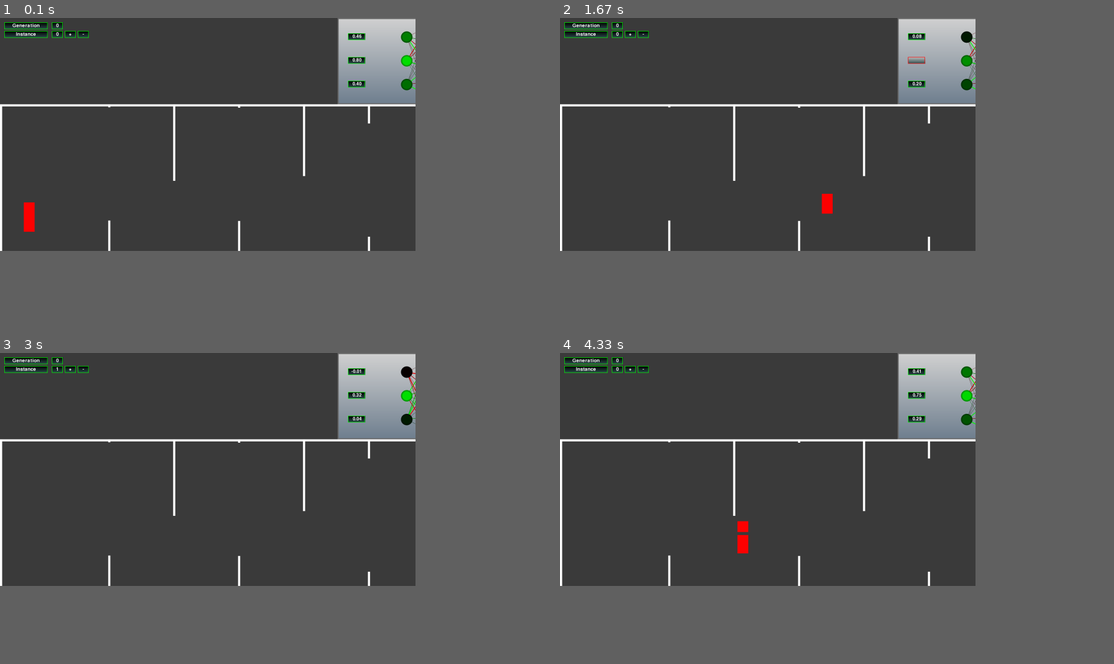
Above: before the commit, frames 1-4 (two rows, left to right).
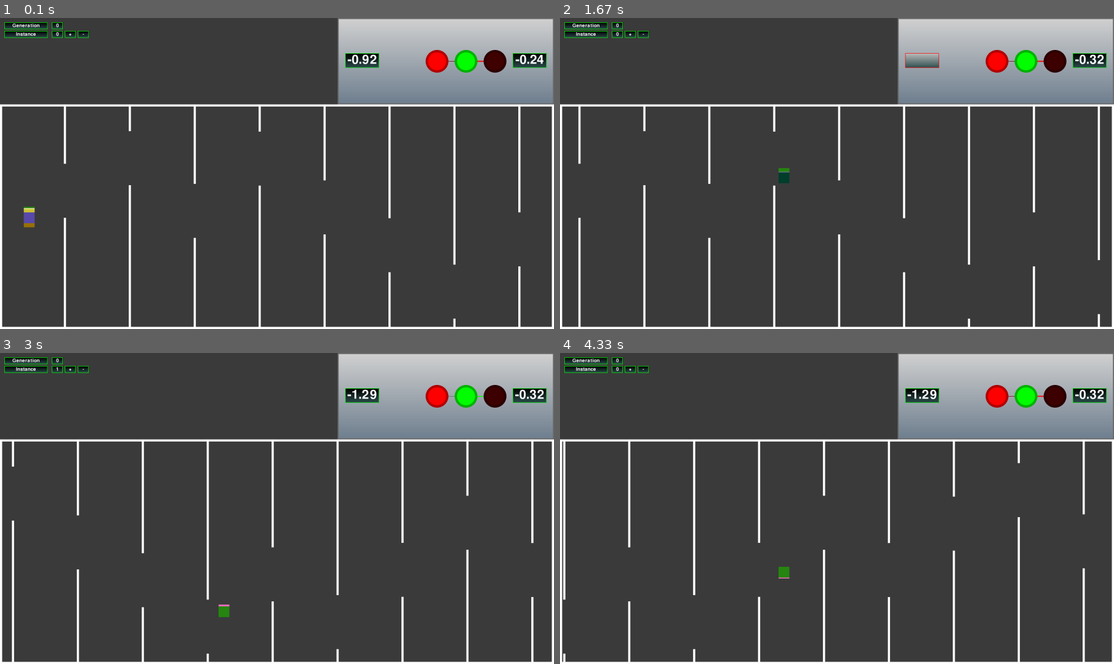
Above: after the commit, the same moments.

Repository: jakub530/PyGame-Neural-Net
Game: pygame game, started from node_vis.py
Two runs of this game, one before a commit and one after it. Both use one fixed random seed, a clock stepped at 60 frames per second and the inputs below.
Inputs (mouse positions are in pixels of both pictures, inside the frame that each line leads up to):
- Up to frame 1 (0.1 s): no input
- Up to frame 2 (1.67 s): press the mouse at (632, 33) at 0.37 s; move the mouse to (648, 139) at 0.47 s; release the mouse at (665, 245) at 0.6 s; press the mouse at (920, 61) at 0.7 s; move the mouse to (825, 61) at 0.8 s; release the mouse at (726, 61) at 0.93 s; press the mouse at (643, 33) at 1.03 s; move the mouse to (842, 161) at 1.13 s; release the mouse at (1047, 291) at 1.27 s; press the mouse at (920, 61) at 1.37 s; move the mouse to (820, 167) at 1.47 s; release the mouse at (715, 273) at 1.6 s
- Up to frame 3 (3 s): press the mouse at (360, 396) at 1.7 s; move the mouse to (216, 446) at 1.8 s; release the mouse at (72, 499) at 1.93 s; press the mouse at (360, 396) at 2.03 s; move the mouse to (304, 436) at 2.13 s; release the mouse at (243, 480) at 2.27 s; press the mouse at (72, 368) at 2.37 s; move the mouse to (160, 380) at 2.47 s; release the mouse at (249, 393) at 2.6 s
- Up to frame 4 (4.33 s): press the mouse at (920, 396) at 3.7 s; move the mouse to (820, 458) at 3.8 s; release the mouse at (720, 520) at 3.93 s; press the mouse at (643, 368) at 4.03 s; move the mouse to (654, 396) at 4.13 s; release the mouse at (665, 421) at 4.27 s
In our replay, the window is 675x379 before the commit and 900x506 after it. These sizes can differ from the game's own. Grey fills any space a smaller window leaves; there, only what the larger window draws over its background counts as a difference.

The runs differ from the first frame. In frame 1, 12% of the frame differs, in the area x 0-100%, y 0-100%; in frame 2, 12%; in frame 3, 12%; in frame 4, 12%.

Commit message:
Somewhat workking

Diff:
--- a/auto_maze.py
+++ b/auto_maze.py
@@ -4,6 +4,7 @@
 import node_vis
 import pygame as pg
 import random
+import copy
 
 class player:
     def __init__(self):
@@ -19,27 +20,29 @@
         self.acc = self.start_acc
 
     def colision_detection(self, board):
-        if self.rect.collidelist(board.obstacles) != -1:
-            smallest_dist = board.get_smallest_distance(self.pos[0], self.pos[1])
+        if self.rect.collidelist(board.rects) != -1:
+            miss_delta_y = board.get_miss_delta(self.pos[0], self.pos[1])
             self.active = False
-            return True,smallest_dist
-        if self.pos[0] > 2300:
-            self.active = False
-            return True,0
+            return True, miss_delta_y
+        #if self.pos[0] > 2300:
+        #    self.active = False
+        #    return True,0
 
         return False, None
 
     def update_nn_inputs(self, board):
-        new_nn_inputs = board.get_next_gap_pos(self.pos[0], self.pos[1])
-        return new_nn_inputs
+        input_1 = board.get_y_delta(self.pos[0], self.pos[1])/100
+        input_2 = self.speed[1]/10
+        return np.array([input_1])
 
     def move_player(self, nn_outputs):
-        print(nn_outputs)
+        #print(nn_outputs)
         #self.pos[1] = nn_outputs[0]*500+1000
         self.speed[1] = nn_outputs[0]*10
 
 
-        #if(self.pos[0] > self.max_pos):
+        if(self.pos[0] > self.max_pos):
+            self.speed[0] = 0
         #        self.pos[1] += self.speed[1]
         #else:
         self.pos += self.speed
@@ -53,8 +56,8 @@
         self.acc = self.start_acc.copy()
 
 
-    def update(self, board, screen, nn_outputs):
-        print("Pos is " + str(self.pos))
+    def update(self, board, screen, nn_outputs, color):
+        #print("Pos is " + str(self.pos))
         deactivated = False
         new_nn_inputs = None
 
@@ -64,134 +67,175 @@
 
             deactivated, smallest_dist = self.colision_detection(board)
 
-            self.draw(screen)
+            self.draw(screen, color)
 
         return deactivated, new_nn_inputs, smallest_dist
 
+    def draw(self, screen, color):
+        pg.draw.rect(screen,color, self.rect)
+
+
+class obstacle:
+    def __init__(self, board, pos_centre, width, gap):
+        self.pos_centre = np.array(pos_centre)
+        self.offset = board.box
+        self.width = width
+        self.gap = gap
+
+        self.find_real_pos()
+
+
+        self.calculate_rect()
+
+    def find_real_pos(self):
+        self.r_pos = np.array(self.pos_centre)+np.array(self.offset.topleft)
+
+    def calculate_rect(self):
+        self.upper_rect = pg.Rect(self.r_pos[0]-self.width/2 ,self.offset.y, self.width, self.r_pos[1]-self.offset.y-self.gap/2)
+        self.lower_rect = pg.Rect(self.upper_rect.x, self.upper_rect.bottom + self.gap, self.upper_rect.w, self.offset.bottom + self.gap/2 - self.r_pos[1])
+
+    def move(self, horizontal_speed):
+        self.pos_centre = self.pos_centre - np.array([horizontal_speed, 0])
+        #self.r_pos()
+        if self.r_pos[0] < 0:
+            return True
+        else:
+            self.find_real_pos()
+            self.calculate_rect()
+
+            return False
+
     def draw(self, screen):
-        pg.draw.rect(screen,pg.Color("red"), self.rect)
-
-
-#class obstacle:
-    #def __init__(self, offset, pos_centre):
+        pg.draw.rect(screen,pg.Color("white"), self.upper_rect)
+        pg.draw.rect(screen,pg.Color("white"), self.lower_rect)
+
+    def get_rects(self):
+        return [self.upper_rect, self.lower_rect]
+
+    def __str__(self):
+        return self.r_pos
+
+    def __repr__(self):
+        return self.r_pos
+
+
+
+
+
+
 
 class board:
-    def __init__(self, rect, screen, b_width = 10):
-        self.generate_border(rect, b_width)
+    def __init__(self, rect, screen,**kwargs):
         self.box = rect
-        self.obstacles = []
+        self.border_width = 10
+
+        self.generate_border()
+
+        self.obst_width = 10
+        self.start_x_pos = 300
+        self.start_y_pos = 400
+        self.obst_dist_x = 300
+        self.obst_gap_height = 250
+        self.player_thershold = 1000
+        self.obst_delta_min_y = self.obst_gap_height*0.5
+        self.obst_delta_max_y = self.obst_gap_height
+
         self.generate_init_obstacles()
-
         self.screen = screen
 
-    def generate_border(self, rect, b_width):
-        l_border = pg.Rect(rect.left, rect.top, b_width, rect.height)
-        r_border = pg.Rect(rect.right - b_width, rect.top, b_width, rect.height)
-        t_border = pg.Rect(rect.left, rect.top, rect.width, b_width)
-        b_border = pg.Rect(rect.left, rect.bottom - b_width, rect.width, b_width)
+    def generate_border(self):
+        l_border = pg.Rect(self.box.left, self.box.top, self.border_width, self.box.height)
+        r_border = pg.Rect(self.box.right - self.border_width, self.box.top, self.border_width, self.box.height)
+        t_border = pg.Rect(self.box.left, self.box.top, self.box.width, self.border_width)
+        b_border = pg.Rect(self.box.left, self.box.bottom - self.border_width, self.box.width, self.border_width)
         self.borders = [l_border, r_border, t_border, b_border]
 
-    def get_smallest_distance(self, pos_x, pos_y):
+    def get_miss_delta(self, pos_x, pos_y):
         for ind, obstacle in enumerate(self.obstacles):
-            if(obstacle.x > pos_x):
-                search_ind = ind
-
-        upper_edge = self.obstacles[ind].height + self.box.y
-        lower_edge = upper_edge + self.obst_gap_height
-
-        min_dist = min(abs(pos_y - upper_edge), abs(pos_y - lower_edge))
-        return min_dist
-
-
-    def get_next_gap_pos(self, pos_x, pos_y):
-        dist = 0
-        search_ind = 0
-        for ind, obstacle in enumerate(self.obstacles):
-            if(obstacle.x > pos_x):
-                dist = (obstacle.x - pos_x)/1000
-                search_ind = ind
-                break
-
-        upper_edge = pos_y - (self.obstacles[ind].height + self.box.y  )
-        lower_edge = (upper_edge + self.obst_gap_height)
-
-        return [upper_edge/self.box.height, lower_edge/self.box.height, dist]
-
-    def move_obstacles(self, player_speed):
-        if self.obstacles[0].x - player_speed < 0:
-            del self.obstacles[0]
-            del self.obstacles[0]
-
-        for ind, obstacle in enumerate(self.obstacles):
-            self.obstacles[ind] = obstacle.move((-player_speed,0))
-
-        if self.obstacles[-1].x < self.box.right - self.obst_dist_x:
-            self.gen_obstacle(self.obstacles[-1].x + self.obst_dist_x, self.gen_y_pos(self.obstacles[-2].height+self.obst_gap_height/2))
+            if(obstacle.pos_centre[0] > pos_x):
+                upper_edge_dist = abs(obstacle.upper_rect.bottom - pos_y)
+                lower_edge_dist = abs(obstacle.lower_rect.top - pos_y)
+
+                min_dist = min(upper_edge_dist, lower_edge_dist)
+                #print("Tets")
+                return min_dist
+
+    def get_y_delta(self, pos_x, pos_y):
+        for obstacle in self.obstacles:
+            if obstacle.pos_centre[0] > pos_x:
+                y_delta = obstacle.pos_centre[1] + 400 - pos_y
+                #print("Y Delta is {y_delta} Y pos is {y_pos} obstacle centre is {center}".format(y_delta = y_delta,y_pos = pos_y, center = obstacle.pos_centre[1]))
+                return y_delta
+
+    def add_next_obstacle(self, last_obstacle):
+        if last_obstacle.pos_centre[0] < self.box.right - self.obst_dist_x:
+            x_pos = self.generate_x_pos(last_obstacle.pos_centre[0])
+            y_pos = self.generate_y_pos(last_obstacle.pos_centre[1])
+            self.obstacles.append(obstacle(self, np.array([x_pos,y_pos]), self.obst_width, self.obst_gap_height))
 
     def draw(self, player_pos, player_speed):
         self.draw_border()
-        self.draw_obstacles(player_pos, player_speed)
+        self.update_obstacles(player_pos, player_speed)
 
     def draw_border(self):
         for border in self.borders:
             pg.draw.rect(self.screen,pg.Color("white"), border)
 
-    def draw_obstacles(self, player_pos, player_speed):
-        #if player_pos > 1000:
-        #    self.move_obstacles(player_speed)
-        for obst in self.obstacles:
-            pg.draw.rect(self.screen,pg.Color("white"), obst)
-
-    def gen_obstacle(self, x_pos, y_pos):
-        upper_part = pg.Rect(self.box.x + x_pos, self.box.y, self.obst_width, int(y_pos - self.obst_gap_height/2))
-        lower_part = pg.Rect(self.box.x + x_pos, self.box.y + y_pos + self.obst_gap_height, self.obst_width, self.box.height - int(y_pos - self.obst_gap_height/2))
-        self.obstacles.append(upper_part)
-        self.obstacles.append(lower_part)
-
-    def gen_y_pos(self, pos_y):
-        random_delta = random.uniform(self.obst_gap_min_y, self.obst_gap_max_y)
-        sign = random.uniform(-1,1)
-        sign = sign/abs(sign)
-        if pos_y < self.obst_gap_height*2:
+    def update_obstacles(self, player_pos, player_speed):
+        delete_flag = False
+
+        for obstacle in self.obstacles:
+            if player_pos > self.player_thershold:
+                delete_flag = obstacle.move(player_speed)
+            obstacle.draw(self.screen)
+
+        self.add_next_obstacle(self.obstacles[-1])
+        if delete_flag:
+            del self.obstacles[0]
+
+        self.update_rects()
+
+    def generate_y_pos(self, pos_y):
+        random_delta = random.uniform(self.obst_delta_min_y, self.obst_delta_max_y)
+        sign = random.choice([-1,1])
+        if pos_y < self.obst_delta_max_y:
             sign = 1
-        if pos_y > self.box.height - self.obst_gap_height*2:
+        if pos_y > self.box.height - self.obst_delta_max_y:
             sign = -1
-
-        new_pos = pos_y + random_delta * sign
-        #if new_pos - obst_gap_height/2 < 0:
-        #    new_pos = obst_gap_height/2
-        #
-        #if new_pos + obst_gap_height/2 > self.box.height:
-        #    new_pos = self.box.height - obst_gap_height/2
-
-        return new_pos
-
-    def gen_x_pos(self, pos_x):
+        #print("pos_y is {pos} random_delta {random_delta} sign {sign} obst_max_delta {obst}".format(pos = pos_y,random_delta = random_delta,sign = sign,obst = self.obst_delta_max_y))
+        return pos_y + random_delta * sign
+
+    def generate_x_pos(self, pos_x):
         return pos_x + self.obst_dist_x
 
+    def update_rects(self):
+        self.rects = []
+        for obstacle in self.obstacles:
+            self.rects += obstacle.get_rects()
+        self.rects += self.borders
+
+    def reset(self):
+        self.obstacles = copy.deepcopy(self.init_obstacles)
+
     def generate_init_obstacles(self):
-        self.obst_width = 10
-        self.start_x_pos = 500
-        self.start_y_pos = 400
-        self.obst_dist_x = 300
-        self.obst_gap_height = 350
-        self.obst_gap_min_y = self.obst_gap_height*0.5
-        self.obst_gap_max_y = self.obst_gap_height
-
-        tmp_x_pos = self.start_x_pos
-        tmp_y_pos = self.start_y_pos
-        while(tmp_x_pos < self.box.width):
-            tmp_y_pos = self.gen_y_pos(tmp_y_pos)
-            self.gen_obstacle(tmp_x_pos,tmp_y_pos)
-            tmp_x_pos = self.gen_x_pos(tmp_x_pos)
+        self.obstacles = []
+        x_pos = self.start_x_pos
+        y_pos = self.start_y_pos
+
+        self.obstacles.append(obstacle(self, np.array([x_pos,y_pos]), self.obst_width, self.obst_gap_height))
+
+        while(self.obstacles[-1].r_pos[0] < self.box.width - self.obst_dist_x):
+            self.add_next_obstacle(self.obstacles[-1])
+        self.init_obstacles = copy.deepcopy(self.obstacles)
+        self.update_rects()
 
 
 
 class player_cloud:
     def __init__ (self, num_players):
         self.init_players(num_players)
+        self.gen_colors()
         self.tick = 0
-        pass
 
     def init_players(self, num_players):
         self.active_players_num = num_players
@@ -205,9 +249,17 @@
 
     def get_best_players(self):
         scores = np.array(self.ticks)
+        #print(self.last_dist)
         scores = scores * 1000 - np.array(self.last_dist)
         arg_sorted_scores = np.argsort(scores)
         arg_sorted_scores = arg_sorted_scores[::-1]
+        for ind, color_ind in enumerate(arg_sorted_scores):
+            new_color = self.validate_color(255*ind/len(self.players))
+            self.colors[color_ind] = (0,0,new_color)
+            if(ind<20):
+                winner_color = self.validate_color((255 * (20-ind))/20)
+                self.colors[color_ind] = (0,winner_color,0)
+
         #print("Tick")
 
         return arg_sorted_scores
@@ -219,13 +271,25 @@
             player.reset_player()
             self.ticks[ind] = 0
 
+    def validate_color(self, ind):
+        val_ind = int(max(min(255,ind),0))
+        return val_ind
+
+    def gen_colors(self):
+        self.colors = []
+        for ind in range(len(self.players)):
+            color = list(np.random.choice(range(256), size=3))
+            self.colors.append(color)
 
     def update_players(self, screen, board, nn_outputs, nn_inputs):
         self.tick+=1
         status = 1
+        max_dist = 0
+
         for ind, player in enumerate(self.players):
             if player.active:
-                deactivate_flag, nn_inputs[ind], smallest_dist = player.update(board, screen, nn_outputs[ind])
+                deactivate_flag, nn_inputs[ind], smallest_dist = player.update(board, screen, nn_outputs[ind], self.colors[ind])
+                max_dist = max(max_dist, player.pos[0])
                 if deactivate_flag:
                     self.active_players_num -= 1
                     self.ticks[ind] = self.tick
@@ -234,7 +298,7 @@
         if self.active_players_num == 0:
             status = 0
 
-        return status, nn_inputs
+        return max_dist, status, nn_inputs
 
 
 
--- a/nn_lib.py
+++ b/nn_lib.py
@@ -12,7 +12,7 @@
 
     def init_weights(self, size):
         self.weights = np.array([self.gen_weight() for i in range(size)])
-        self.bias = self.gen_weight() * 0.1
+        self.bias = self.gen_weight() * 0.01
 
     def activation_function(self, inp):
         try:
@@ -34,8 +34,9 @@
         return self.activation_function(val)
 
     def modify_weights(self):
-        mod = np.random.uniform(-0.1,0.1,self.weights.size)
-        mod_bias = np.random.uniform(-0.1,0.1)
+        learning_rate = 0.1
+        mod = np.random.uniform(-learning_rate,learning_rate,self.weights.size)
+        mod_bias = np.random.uniform(-learning_rate/100,learning_rate/100)
         self.bias += mod_bias
         self.weights += mod
 
@@ -116,7 +117,7 @@
             self.instances.append(nn(h_layers, inputs, outputs))
 
     def retrain_nn(self, best):
-        best_shortlist = best[0:4]
+        best_shortlist = best[0:19]
 
         for ind in range(len(self.instances)):
             if ind in best_shortlist:
--- a/node_vis.py
+++ b/node_vis.py
@@ -11,10 +11,10 @@
 def set_color(value, min_val, max_val):
 
     if(value > 0):
-        norm_val = (value / max_val) * 255
+        norm_val = (value / max(max_val,0.01)) * 255
         return np.array([0, norm_val, 0], dtype=int)
     else:
-        norm_val = (abs(value) / min_val) * 255
+        norm_val = (abs(value) / max(min_val,0.01)) * 255
         return np.array([norm_val, 0, 0], dtype=int)
 
 def transform_color(color):
@@ -295,7 +295,7 @@
     size = (2560, 1440)
     box_dim = (1000, 400)
 
-    screen, clock  = pygame_lib.init_pygame(size,True)
+    screen, clock  = pygame_lib.init_pygame(size,False)
     offset = (size[0]-box_dim[0], 0)
 
     box = pygame.Rect(0,box_dim[1],2560,size[1]-box_dim[1])
@@ -306,11 +306,11 @@
     global_args["inst_number"] = 0
     global_args["gen_number"] = 0
 
-    input_number = 3
-    hidden_layers = [6,6,6,6]
+    input_number = 1
+    hidden_layers = [1]
     outputs = 1
-    s_inputs = [0,0,0]
-    num_player = 10
+    s_inputs = [0]
+    num_player = 40
 
     my_nn = nn_lib.nn_tmp(hidden_layers, input_number, outputs, num_player, 0)
     players = auto_maze.player_cloud(num_player)
@@ -368,24 +368,25 @@
             all_outputs[n], all_val[n] = current_gen.instances[n].calculate_output(all_inputs[n])
 
 
-        status, all_inputs = players.update_players(screen, game_board, all_outputs,all_inputs)
+        max_dist, status, all_inputs = players.update_players(screen, game_board, all_outputs,all_inputs)
         if(status == 0):
             best_players = players.get_best_players()
             current_gen.retrain_nn(best_players)
             players.reset_players()
+            game_board.reset()
 
             # Sort by fitness
             # Retrain
             # Reset Pos
             # Run again
-            print(players.ticks)
+            # print(players.ticks)
             print("Done")
 
         my_nn_vis.update_and_draw(text_boxes, all_val[0], global_args["weights"])
 
         text_boxes.display_boxes(screen, global_args)
         buttons.display_boxes(screen, global_args)
-        game_board.draw(0, 0)
+        game_board.draw(max_dist, 10)
         #game_board.draw_obstacles(player_char.pos[0], player_char.speed[0])
         #player_char.update()
         pygame.display.flip()
